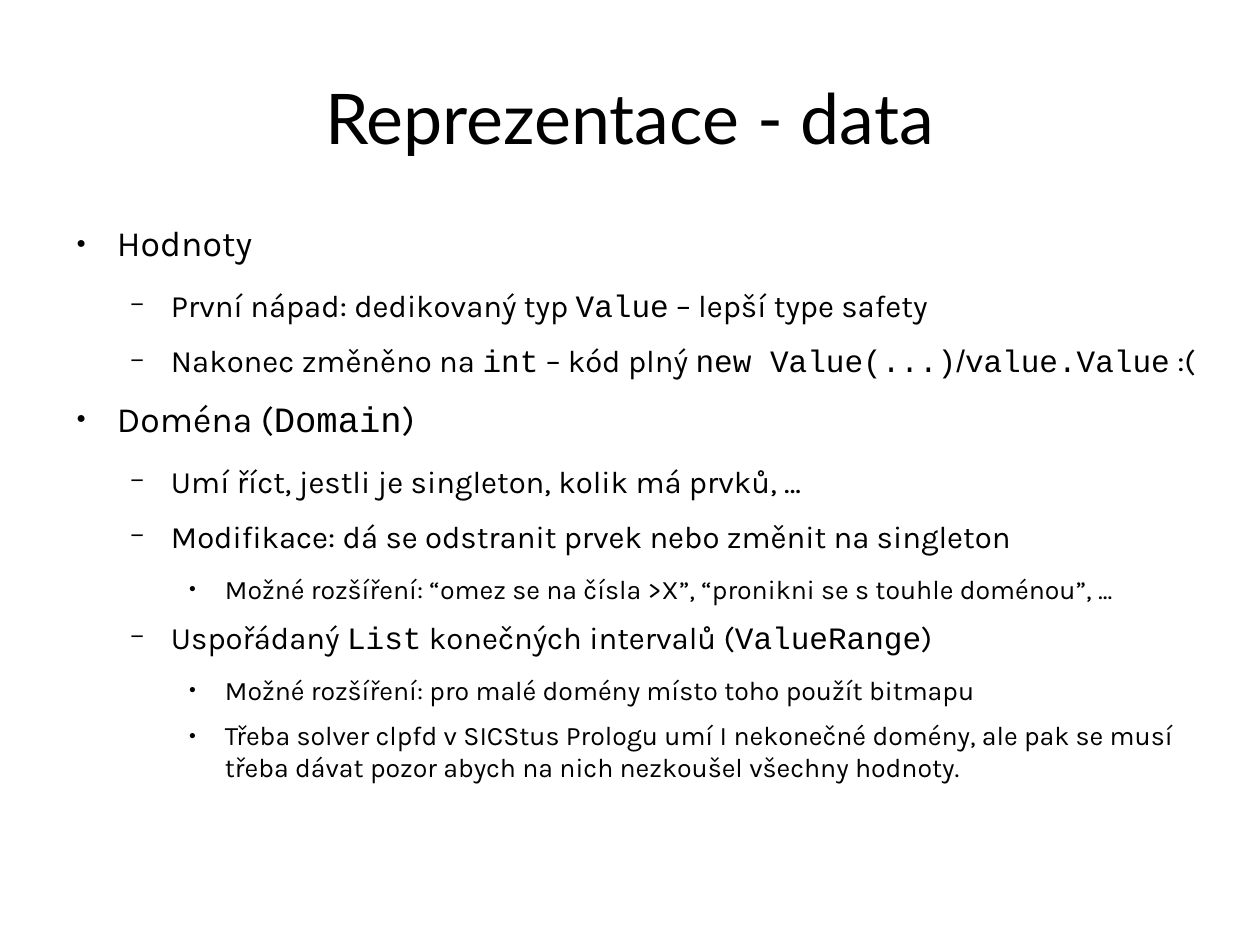
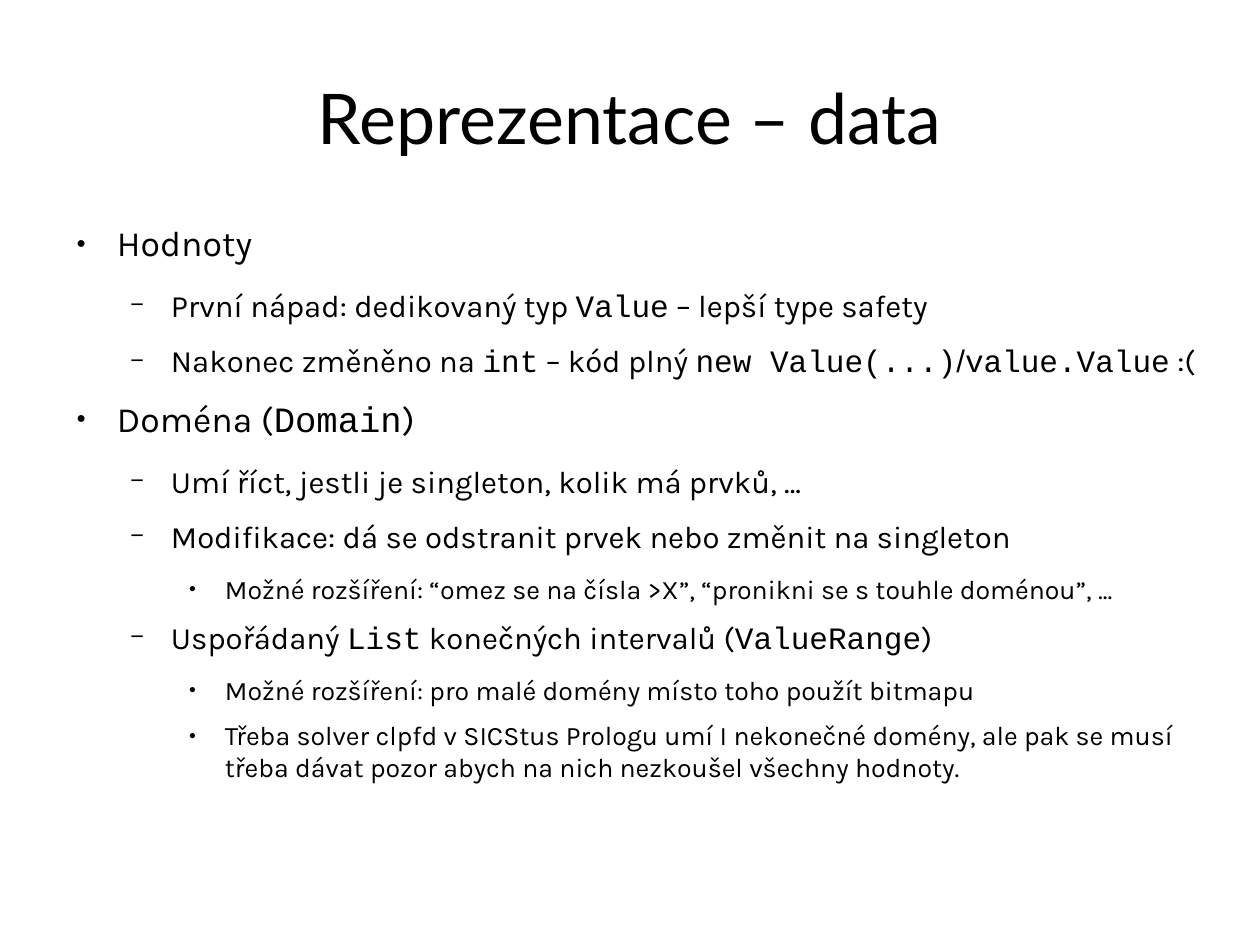
Before and after one commit to MichalPokorny/compulsive-skin-picking, a slide deck: slide 5 of csp.odp. Drawn at 1260x945 pixels with LibreOffice and Linux fonts; fonts in the diff are those of the drawing. Boxes give left, top, right and bottom in pixels: in the first picture for what was removed or moved away, otherwise in the second. Text is boxed around its words. In the diff, an @@ line names an element or a change of style, - is before the commit and + after.

```diff
--- a/csp.odp
+++ b/csp.odp
@@ title at [318, 92, 941, 156]: text changed @@
-Reprezentace - data
+Reprezentace – data
```
Also in this commit, not shown: 5 other slides changed, 1 slide added, 9 other files.
